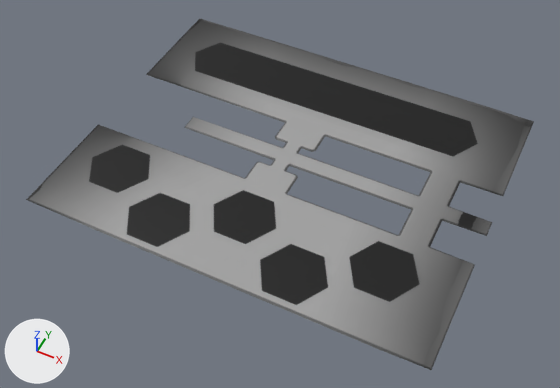
Two versions of the FBX model Assets/Models/Hangar/Hangar_Floor.fbx, one commit apart.
Before and after are seen from a camera (50 mm lens) standing at (210.0, -466.0, 388.0) and looking at (-10.0, -28.0, -160.0). The axes (+X, +Y, +Z) are drawn at lower left. The lights are the same throughout. Where no turn or scale is listed for an object, it has been applied to the vertices.

Names of what the first picture shows: 'Hangar_Floor'.
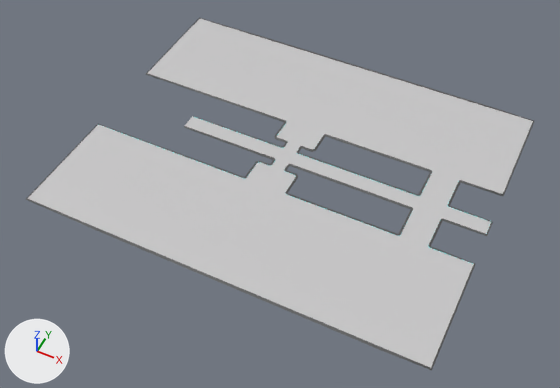
Edits to the bpy script that builds the scene:
```text
Add img_environment_albedo_png:
    img_environment_albedo_png = load_image('Environment_Albedo.png', '../../Materials/Environment_Textures/Environment_Albedo.png', 4096, 4096, 'sRGB')
Add mat_environment:
    mat_environment = principled_material('Environment')
    mat_environment.texture = img_environment_albedo_png
Change me_mesh:
    used by ob_hangar_floor; location = (-10.8, 0.0, -138.0)
    remove me_mesh.from_pydata(...)  # 200 vertices, 167 faces; spans x -192.0..192.0, y -155.0..155.0, z -1.0..1.0
    add me_mesh.from_pydata(...)  # 472 vertices, 872 faces; spans x -192.0..192.0, y -155.0..155.0, z -1.0..1.0
    me_mesh part 1: 272 vertices added at x -192.0..192.0, y -155.0..155.0, z 0.0..1.0
    me_mesh part 2: 6 faces spanning x -191.0..191.0, y -153.0..153.0, z 1.0 switch from mat_hangar_floor_mat (picture img_hangar_floor_albedo_png) to mat_environment (picture img_environment_albedo_png)
```

What differs and where, as boxes (x1, y1, x2, y2) in the pictures (560 x 388 px):
part 1 of me_mesh, added
    after: (26, 18, 534, 370)
part 2 of me_mesh, recoloured
    both: (28, 19, 533, 368)
